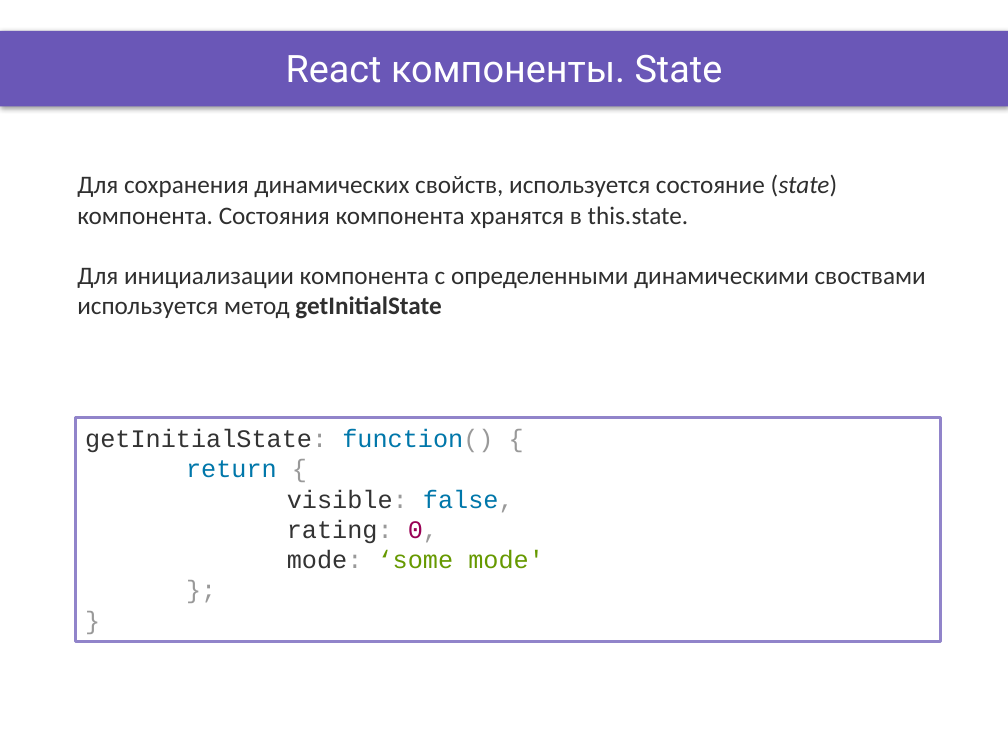
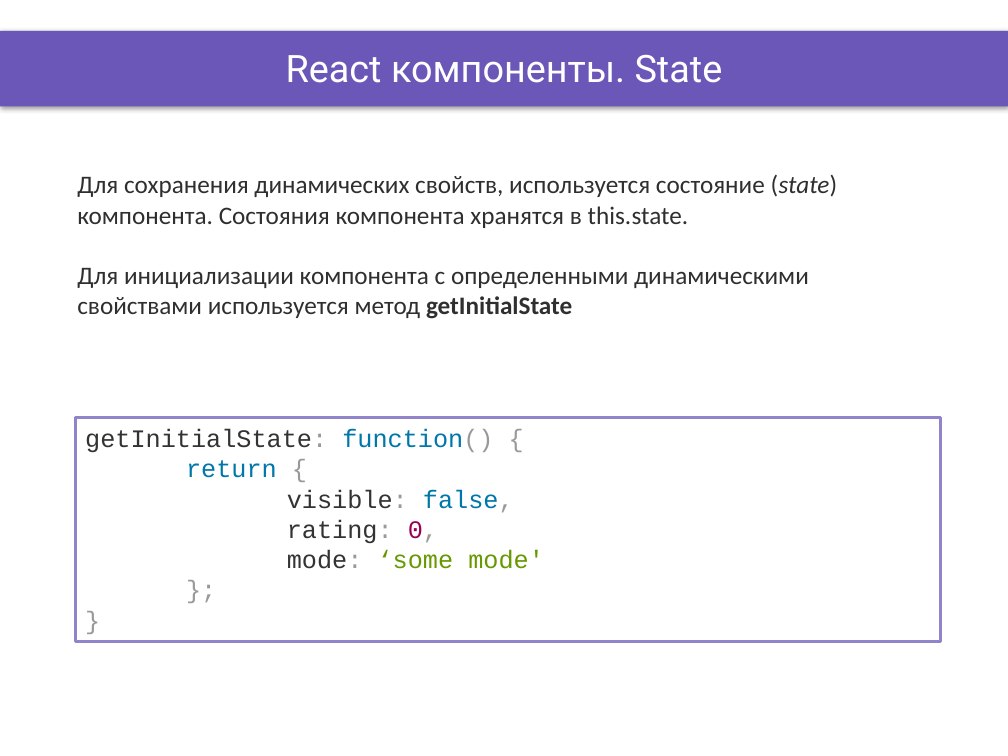
Before and after one commit to OleksandrPetryk/ignite, a slide deck: slide 2 of React/lesson_20/Presentation/React_components.pptx. Drawn at 1008x756 pixels with LibreOffice and Linux fonts; fonts in the diff are those of the drawing; background and template pictures are left out. Boxes give left, top, right and bottom in pixels: in the first picture for what was removed or moved away, otherwise in the second. Text is boxed around its words. In the diff, an @@ line names an element or a change of style, - is before the commit and + after.

```diff
--- a/React/lesson_20/Presentation/React_components.pptx
+++ b/React/lesson_20/Presentation/React_components.pptx
@@ text at bbox=[77, 268, 809, 319]: text changed @@
-Для инициализации компонента с определенными динамическими своствами используется метод getInitialState
+Для инициализации компонента с определенными динамическими свойствами используется метод getInitialState
```
Also in this commit, not shown: 1 other slide changed, 53 other files.
